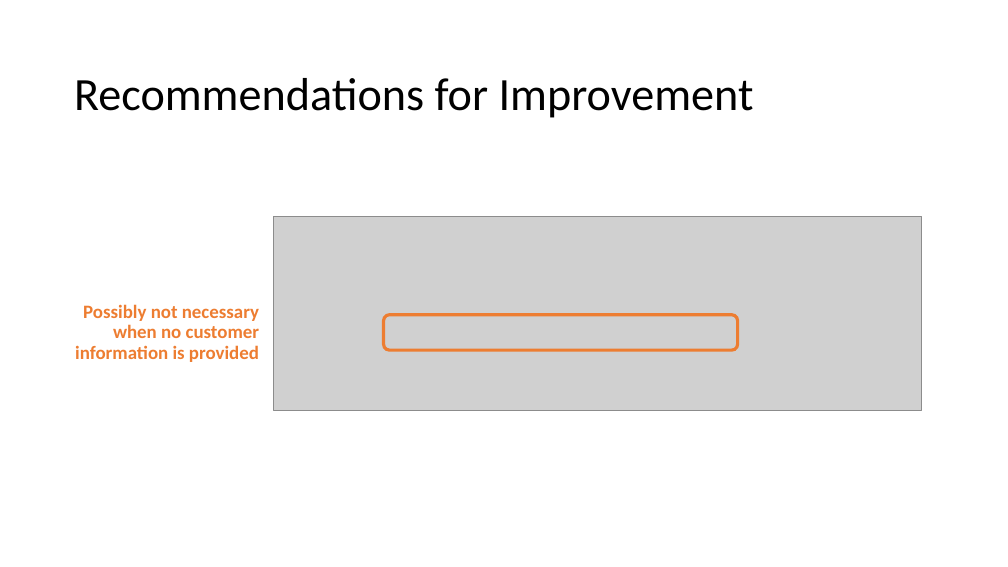
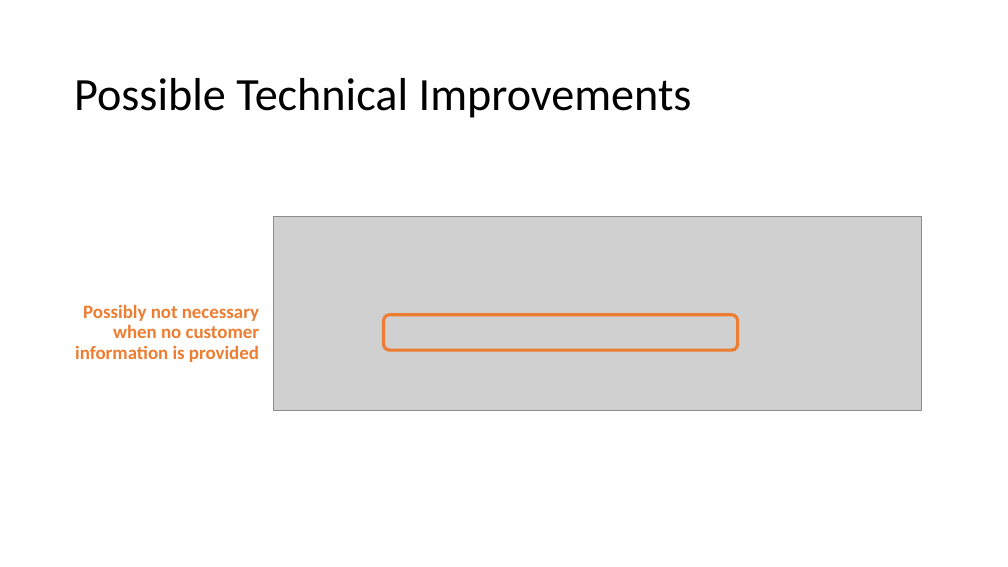
Before and after one commit to michaelodonnell/zendesk-exercise, a slide deck: slide 22 of Presentation + App/Presentation.pptx (slide 18 before the commit). Drawn at 1008x567 pixels with LibreOffice and Linux fonts; fonts in the diff are those of the drawing; grey boxes stand for pictures. Boxes give left, top, right and bottom in pixels: in the first picture for what was removed or moved away, otherwise in the second. Text is boxed around its words. In the diff, an @@ line names an element or a change of style, - is before the commit and + after.

```diff
--- a/Presentation + App/Presentation.pptx
+++ b/Presentation + App/Presentation.pptx
@@ title at (x1=74, y1=78, x2=692, y2=118): text changed @@
-Recommendations for Improvement
+Possible Technical Improvements
```
Also in this commit, not shown: 8 other slides changed, 4 slides added.
